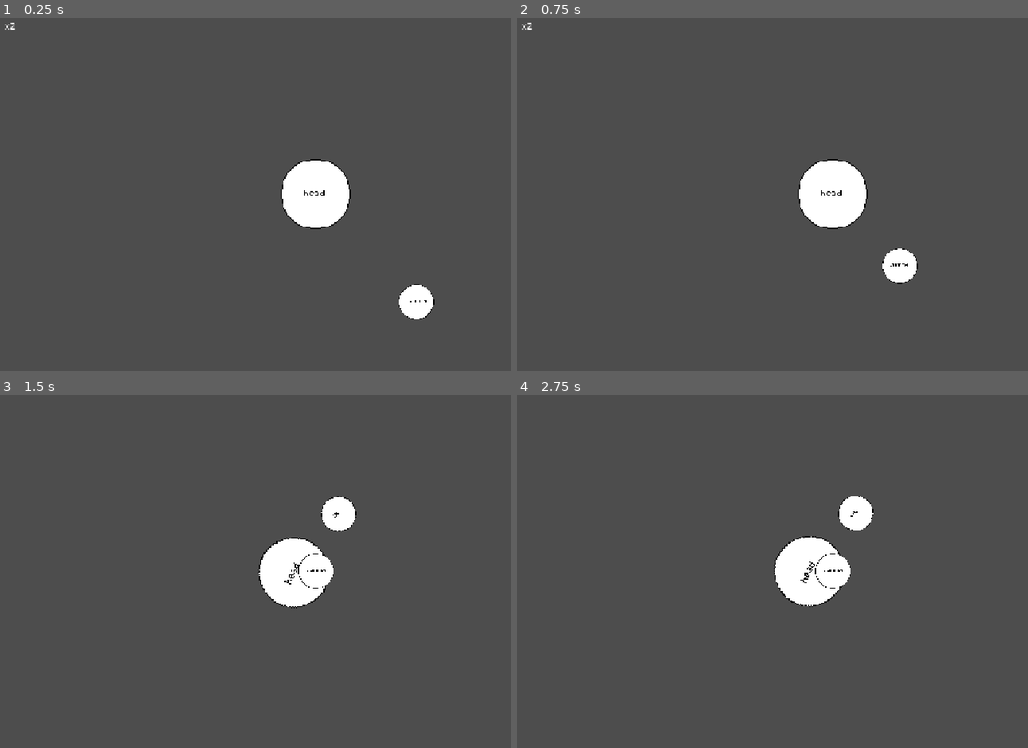
Above: before the commit, frames 1-4 (two rows, left to right).
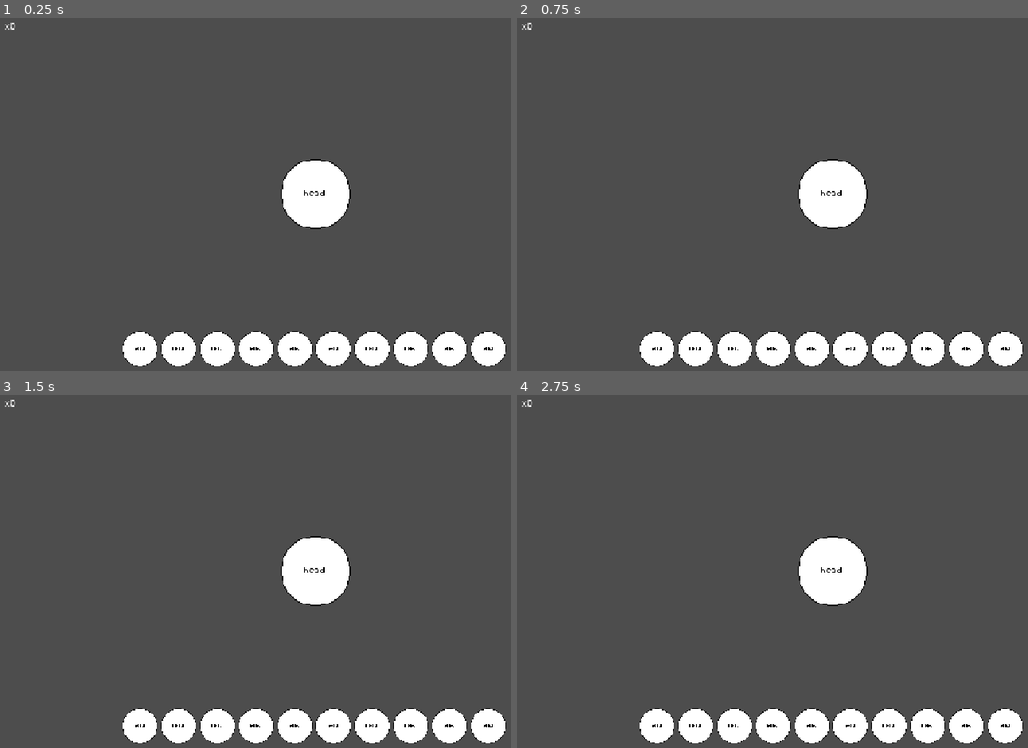
Above: after the commit, the same moments.

Repository: arg-nld/prototype-pogos
Game: Godot game, scene res://Scenes/game.tscn
The game is run twice, just before and just after one commit, with the same random seed, the same clock (stepped at 60 frames per second) and the same inputs. After the commit the project has no main scene; this scene is started directly in both runs.
Inputs (mouse positions are in pixels of both pictures, inside the frame that each line leads up to):
- Up to frame 1 (0.25 s): no input
- Up to frame 2 (0.75 s): tap Enter at 0.5 s; drag from (930, 300) to (833, 194) at 0.52 s
- Up to frame 3 (1.5 s): drag from (189, 589) to (316, 571) at 1.27 s
- Up to frame 4 (2.75 s): move the mouse to (895, 493) at 2.02 s; click (895, 493) at 2.17 s

The runs differ from the first frame. In frame 1, 5.9% of the frame differs, in the area x 2-100%, y 1-99%; in frame 2, 5.9%; in frame 3, 7.7%; in frame 4, 7.8%, in the area x 0-100%, y 1-99%.

Commit message:
Igi Bonifacio

Diff:
--- /dev/null
+++ b/Scenes/deck_pog.tscn
@@ -0,0 +1,18 @@
+[gd_scene format=3 uid="uid://fksjfltd702g"]
+
+[ext_resource type="Script" uid="uid://c8qfiyiikg6qh" path="res://Scripts/deck_pog.gd" id="1_akvnl"]
+[ext_resource type="Texture2D" uid="uid://dyputc8kxbqck" path="res://Sprites/heads.png" id="2_kqait"]
+
+[sub_resource type="CircleShape2D" id="CircleShape2D_375wh"]
+radius = 32.01562
+
+[node name="DeckPog" type="Area2D" unique_id=125442575]
+script = ExtResource("1_akvnl")
+
+[node name="Sprite2D" type="Sprite2D" parent="." unique_id=1217539815]
+texture = ExtResource("2_kqait")
+
+[node name="CollisionShape2D" type="CollisionShape2D" parent="." unique_id=2132091881]
+shape = SubResource("CircleShape2D_375wh")
+
+[connection signal="input_event" from="." to="." method="_on_input_event"]
--- a/Scenes/game.tscn
+++ b/Scenes/game.tscn
@@ -3,7 +3,6 @@
 [ext_resource type="Script" uid="uid://ds2876q5mnrht" path="res://Scripts/game.gd" id="1_ebmjs"]
 [ext_resource type="Script" uid="uid://o3tkdc23g6xj" path="res://Scripts/stack.gd" id="2_qxrlw"]
 [ext_resource type="Texture2D" uid="uid://dyputc8kxbqck" path="res://Sprites/heads.png" id="3_wrm1d"]
-[ext_resource type="PackedScene" uid="uid://c0j1ko7dmyo1p" path="res://Scenes/slammer.tscn" id="4_3dryh"]
 
 [sub_resource type="RectangleShape2D" id="RectangleShape2D_3owqy"]
 size = Vector2(1152, 650)
@@ -44,12 +43,21 @@
 
 [node name="Pogs" type="Node2D" parent="." unique_id=484404958]
 
-[node name="Slammer" parent="." unique_id=826291310 instance=ExtResource("4_3dryh")]
-position = Vector2(761, 520)
+[node name="Deck" type="Node2D" parent="." unique_id=1687492227]
 
 [node name="Camera2D" type="Camera2D" parent="." unique_id=1179856198]
 position = Vector2(578, 325)
 
 [node name="UI" type="CanvasLayer" parent="." unique_id=1386052376]
 
+[node name="SlamButton" type="Button" parent="." unique_id=83821160]
+custom_minimum_size = Vector2(100, 0)
+offset_left = 576.0
+offset_top = 520.0
+offset_right = 676.0
+offset_bottom = 551.0
+text = "Slam!"
+icon_alignment = 1
+
 [connection signal="area_entered" from="Stack/Area2D" to="Stack" method="_on_area_2d_area_entered"]
+[connection signal="pressed" from="SlamButton" to="." method="_on_slam_button_pressed"]
--- a/Scenes/pog.tscn
+++ b/Scenes/pog.tscn
@@ -1,6 +1,7 @@
 [gd_scene format=3 uid="uid://b5rhkmikrbpi1"]
 
 [ext_resource type="Script" uid="uid://calmrp0acus1k" path="res://Scripts/pog.gd" id="1_nidgl"]
+[ext_resource type="Texture2D" uid="uid://dacr8akrre2of" path="res://Sprites/pog shadow.png" id="2_i8k55"]
 [ext_resource type="Texture2D" uid="uid://dyputc8kxbqck" path="res://Sprites/heads.png" id="2_wxafd"]
 [ext_resource type="Texture2D" uid="uid://dn32nflpvfng6" path="res://Sprites/tails.png" id="3_i8k55"]
 
@@ -12,6 +13,10 @@
 angular_damp = 5.0
 script = ExtResource("1_nidgl")
 
+[node name="Shadow" type="Sprite2D" parent="." unique_id=857447116]
+scale = Vector2(2, 2)
+texture = ExtResource("2_i8k55")
+
 [node name="Front" type="Sprite2D" parent="." unique_id=2046179558]
 scale = Vector2(2, 2)
 texture = ExtResource("2_wxafd")
--- /dev/null
+++ b/Scripts/deck_pog.gd
@@ -0,0 +1,23 @@
+extends Area2D
+signal selection_change
+
+var selected = false
+var start_position: Vector2
+
+func _ready():
+	start_position = position
+
+func _on_input_event(viewport: Node, event: InputEvent, shape_idx: int) -> void:
+	if event is InputEventMouseButton:
+		if event.button_index == MOUSE_BUTTON_LEFT and event.pressed:
+			toggle()
+
+func toggle():
+	selected = !selected
+
+	if selected:
+		position.y = start_position.y - 20
+	else:
+		position = start_position
+
+	selection_change.emit()
--- a/Scripts/game.gd
+++ b/Scripts/game.gd
@@ -1,30 +1,111 @@
 extends Node2D
 
 const POG = preload("res://Scenes/pog.tscn")
+const DECK_POG = preload("res://Scenes/deck_pog.tscn")
+const SLAMMER = preload("res://Scenes/slammer.tscn")
 
 @onready var pogs: Node2D = $Pogs
 @onready var stack: Node2D = $Stack
+@onready var deck: Node2D = $Deck
+@onready var slam_button: Button = $SlamButton
 
 var stack_position = Vector2(600, 300)
 
 func _ready():
-	var pog_count = randi_range(2, 10)
-	stack.set_count(pog_count)
+	slam_button.hide()
+	create_deck()
+
+	#var pog_count = randi_range(1, 10)
+	#stack.set_count(pog_count)
 	#spawn_pogs(pog_count)
 
-func spawn_pogs(pog_count):
+func create_deck():
+	for i in range(10):
+		var pog = DECK_POG.instantiate()
+		pog.position = Vector2(261 + i * 70, 605)
+		deck.add_child(pog)
+		pog.selection_change.connect(update_slam_button)
+
+func arrange_deck():
+	var spacing = 50
+	var pog_count = deck.get_child_count()
+	var deck_width = (pog_count - 1) * spacing
+	var start_x = (1152 - deck_width) / 2
+
+	for i in range(pog_count):
+		var pog = deck.get_child(i)
+		var tween = create_tween()
+		tween.tween_property(pog, "position", Vector2(start_x + i * spacing, 580), .2)
+
+func spawn_slammer():
+	var slammer = SLAMMER.instantiate()
+
+	add_child(slammer)
+	slammer.position = Vector2(576, -120)
+
+	var tween = create_tween()
+
+	tween.tween_property(slammer, "position", Vector2(576, 140), .4)
+
+func move_selected_to_stack(selected):
+	var center = stack_position
+
+	for pog in selected:
+		var tween = create_tween()
+
+		tween.parallel().tween_property(pog, "global_position", center, .25)
+		tween.parallel().tween_property(pog, "scale", Vector2(.3, .3), .25)
+	await get_tree().create_timer(.25).timeout
+
+func update_slam_button():
+	var selected = 0
+
+	for pog in deck.get_children():
+		if pog.selected:
+			selected += 1
+	if selected > 0:
+		slam_button.show()
+	else:
+		slam_button.hide()
+
+func spawn_pogs(pog_count, slam_position):
 	for i in range(pog_count):
 		var pog = POG.instantiate()
-		var force = Vector2(randf_range(-250, 250), randf_range(-250, 250))
+
 		var offset = Vector2(randf_range(-3, 3), randf_range(-3, 3))
+		pog.position = stack_position + offset
 
-		pog.position = stack_position + offset
+		var direction = (pog.position - slam_position).normalized()
+		direction = direction.rotated(randf_range(-0.5, 0.5))
+
+		var force = direction * randf_range(80, 350)
 		pog.rotation_degrees = randf_range(0, 360)
 
 		pogs.add_child(pog)
+		pog.apply_central_impulse(force)
 
-		pog.apply_central_impulse(force)
-		pog.angular_velocity = randf_range(-8, 8)
+		var chance = 1.0 - (float(i) / pog_count)
+		if randf() < chance:
+			pog.angular_velocity = randf_range(-12, 12)
+			pog.start()
+		else:
+			pog.angular_velocity = randf_range(-4, 4)
 
-		if randf() < .4:
-			pog.flip()
+func _on_slam_button_pressed():
+	var selected = []
+
+	for pog in deck.get_children():
+		if pog.selected:
+			selected.append(pog)
+	await move_selected_to_stack(selected)
+
+	var selected_count = selected.size()
+
+	for pog in selected:
+		pog.queue_free()
+	await get_tree().process_frame
+	arrange_deck()
+	stack.set_count(selected_count)
+	stack.show()
+	spawn_slammer()
+	slam_button.hide()
--- a/Scripts/pog.gd
+++ b/Scripts/pog.gd
@@ -1,37 +1,86 @@
 extends RigidBody2D
 
+@onready var shadow: Sprite2D = $Shadow
 @onready var front: Sprite2D = $Front
 @onready var back: Sprite2D = $Back
 
 var face_up = true
-var spin_speed = .05
+var spin_speed = 0.08
+
+var sprite_scale: Vector2
+var shadow_scale: Vector2
 
 func _ready():
+	sprite_scale = front.scale
+	shadow_scale = shadow.scale
+
 	front.visible = true
 	back.visible = false
 
+func start():
+	jump()
+	flip()
+
+func jump():
+	var tween = create_tween()
+
+	tween.parallel().tween_property(self, "position:y", position.y - 15, 0.35)
+	tween.parallel().tween_property(self, "scale", Vector2(1.08, 1.08), 0.35)
+	tween.parallel().tween_property(shadow, "scale", shadow_scale * 0.8, 0.35)
+
+	tween.parallel().tween_property(self, "position:y", position.y, 0.35)
+	tween.parallel().tween_property(self, "scale", Vector2.ONE, 0.35)
+	tween.parallel().tween_property(shadow, "scale", shadow_scale, 0.35)
+
 func flip():
 	var tween = create_tween()
-	tween.set_loops(randi_range(3, 6))
 
 	if face_up:
-		tween.tween_property(front, "scale", Vector2(1, 0), spin_speed)
+		tween.parallel().tween_property(shadow, "scale", shadow_scale * 0.8, spin_speed)
+		tween.tween_property(front, "scale", Vector2(sprite_scale.x, 0), spin_speed)
 
 		tween.tween_callback(func():
 			front.visible = false
 			back.visible = true
+			back.scale = Vector2(sprite_scale.x, 0)
 		)
 
-		tween.tween_property(back, "scale", Vector2(1, 1), spin_speed)
-	else:
-		tween.tween_property(back, "scale", Vector2(1, 0), spin_speed)
+		tween.parallel().tween_property(shadow, "scale", shadow_scale, spin_speed)
+		tween.tween_property(back, "scale", sprite_scale, spin_speed)
+
+		tween.parallel().tween_property(shadow, "scale", shadow_scale * 0.8, spin_speed)
+		tween.tween_property(back, "scale", Vector2(sprite_scale.x, 0), spin_speed)
 
 		tween.tween_callback(func():
 			back.visible = false
 			front.visible = true
+			front.scale = Vector2(sprite_scale.x, 0)
+		)
+		tween.parallel().tween_property(shadow, "scale", shadow_scale, spin_speed)
+		tween.tween_property(front, "scale", sprite_scale, spin_speed)
+	else:
+		tween.parallel().tween_property(shadow, "scale", shadow_scale * 0.8, spin_speed)
+		tween.tween_property(back, "scale", Vector2(sprite_scale.x, 0), spin_speed)
+
+		tween.tween_callback(func():
+			back.visible = false
+			front.visible = true
+			front.scale = Vector2(sprite_scale.x, 0)
 		)
 
-		tween.tween_property(front, "scale", Vector2(1, 1), spin_speed)
+		tween.parallel().tween_property(shadow, "scale", shadow_scale, spin_speed)
+		tween.tween_property(front, "scale", sprite_scale, spin_speed)
+
+		tween.parallel().tween_property(shadow, "scale", shadow_scale * 0.8, spin_speed)
+		tween.tween_property(front, "scale", Vector2(sprite_scale.x, 0), spin_speed)
+
+		tween.tween_callback(func():
+			front.visible = false
+			back.visible = true
+			back.scale = Vector2(sprite_scale.x, 0)
+		)
+		tween.parallel().tween_property(shadow, "scale", shadow_scale, spin_speed)
+		tween.tween_property(back, "scale", sprite_scale, spin_speed)
 
 	await tween.finished
 	face_up = !face_up
--- a/Scripts/stack.gd
+++ b/Scripts/stack.gd
@@ -25,4 +25,5 @@
 	if area.name == "Hitbox":
 		hit = true
 		hide()
-		get_parent().call_deferred("spawn_pogs", pog_count)
+		var slam_position = area.global_position
+		get_parent().call_deferred("spawn_pogs", pog_count, slam_position)
--- a/project.godot
+++ b/project.godot
@@ -11,7 +11,6 @@
 [application]
 
 config/name="Prototype Pogos"
-run/main_scene="uid://evqhvvjghmi8"
 config/features=PackedStringArray("4.7", "Forward Plus")
 config/icon="res://icon.svg"
 
Not shown, added: Scripts/deck_pog.gd.uid
Binary file added: Sprites/pog shadow.png
Not shown, added: Sprites/pog shadow.png.import
